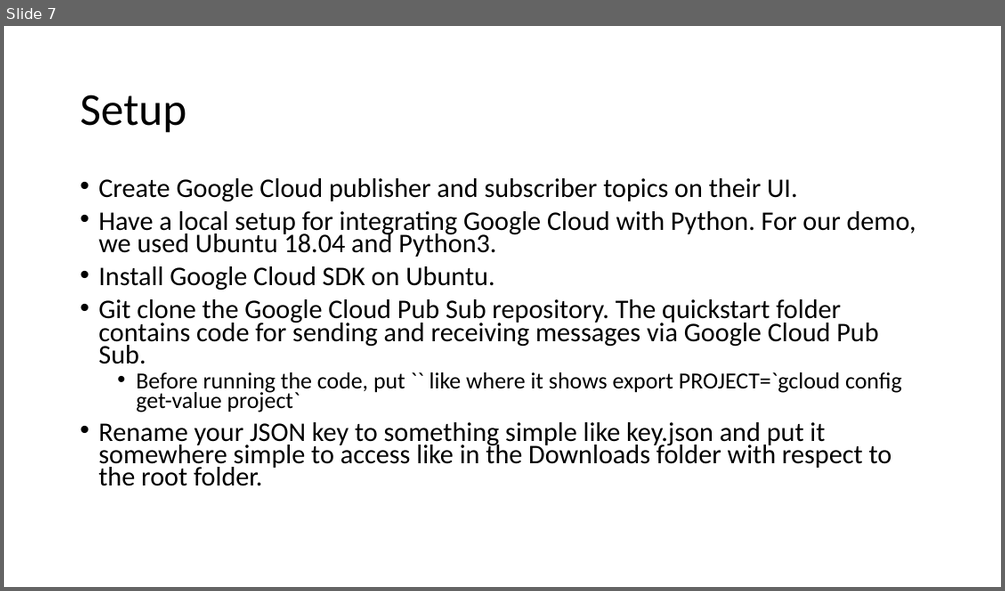
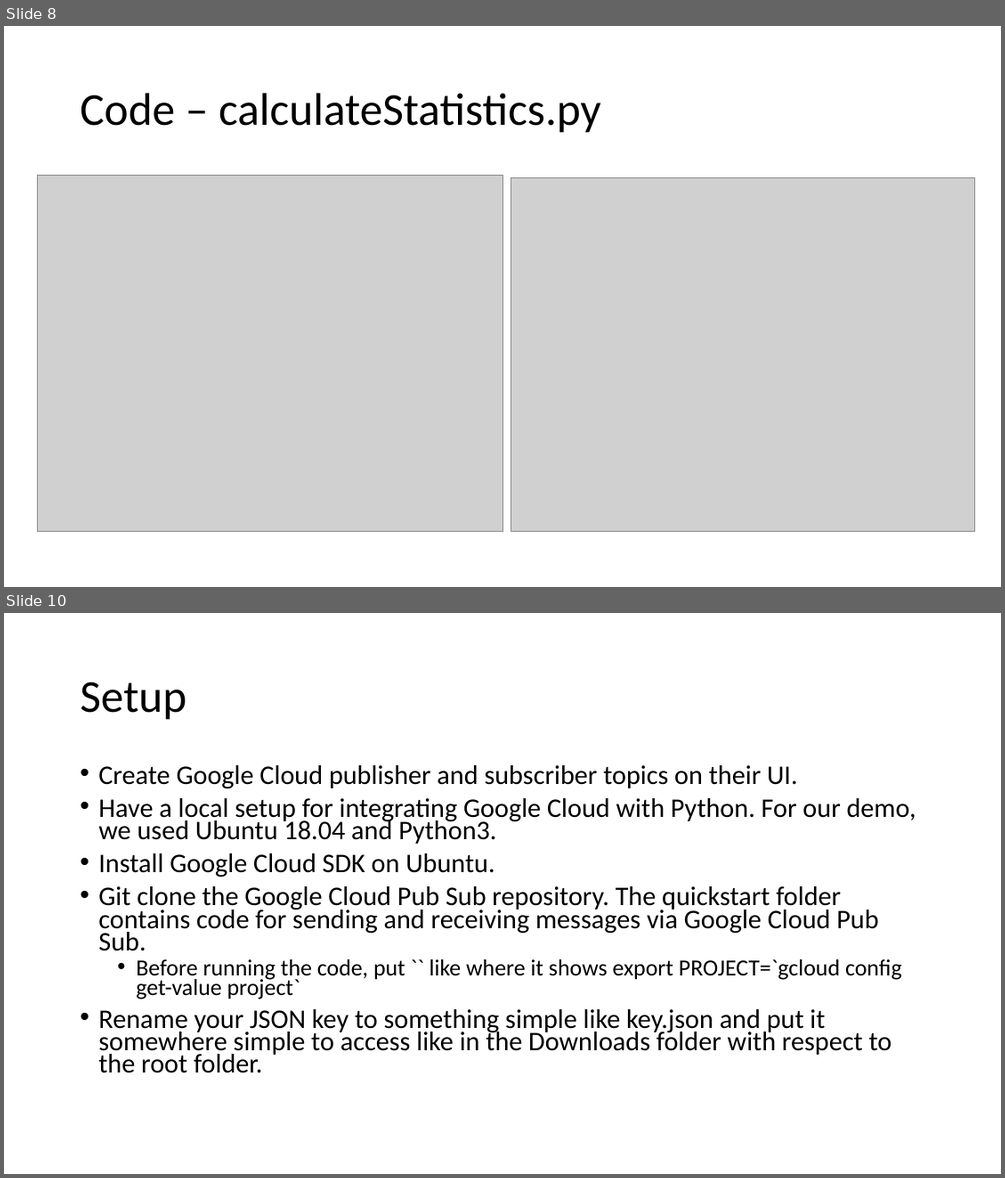
Before and after one commit to CS-6381/FinalProject, a slide deck: Messaging Systems & Message Queues/GoogleCloudPubSub/JamesVu_JordanSmith_BrantKyser/Documentation/CS 6381 Final Project_GoogleCloudPubSub.pptx. Shown one above the other, each under a label of ours: slide 7 before the commit, slides 8 and 10 after it; the slides between them are not shown. The pictures are 1005x591 and 1005x1178 pixels, drawn with LibreOffice and Linux fonts; fonts in the diff are those of the drawing; grey boxes stand for pictures. Boxes give left, top, right and bottom in pixels: in the first picture for what was removed or moved away, otherwise in the second. Text is boxed around its words. In the diff, an @@ line names an element or a change of style, - is before the commit and + after.

```diff
--- a/Messaging Systems & Message Queues/GoogleCloudPubSub/JamesVu_JordanSmith_BrantKyser/Documentation/CS 6381 Final Project_GoogleCloudPubSub.pptx
+++ b/Messaging Systems & Message Queues/GoogleCloudPubSub/JamesVu_JordanSmith_BrantKyser/Documentation/CS 6381 Final Project_GoogleCloudPubSub.pptx
@@ slide 8 added at (4,26,1001,587), background #FFFFFF @@
@@ title added at (80,93,601,133), 44 pt, text #000000 @@
+Code – calculateStatistics.py
@@ picture added at (37,176,502,532) @@
@@ picture added at (511,178,975,531) @@
@@ what was slide 7 is now slide 10 @@
```
Also in this commit, not shown: 1 slide changed, 2 other slides added, 1 other file.
